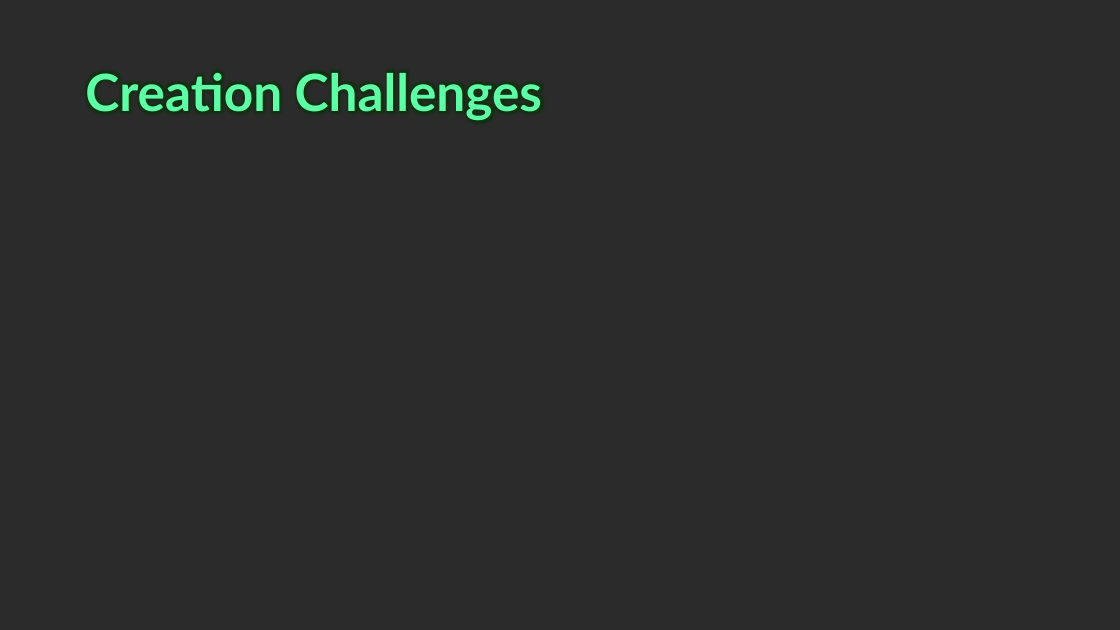
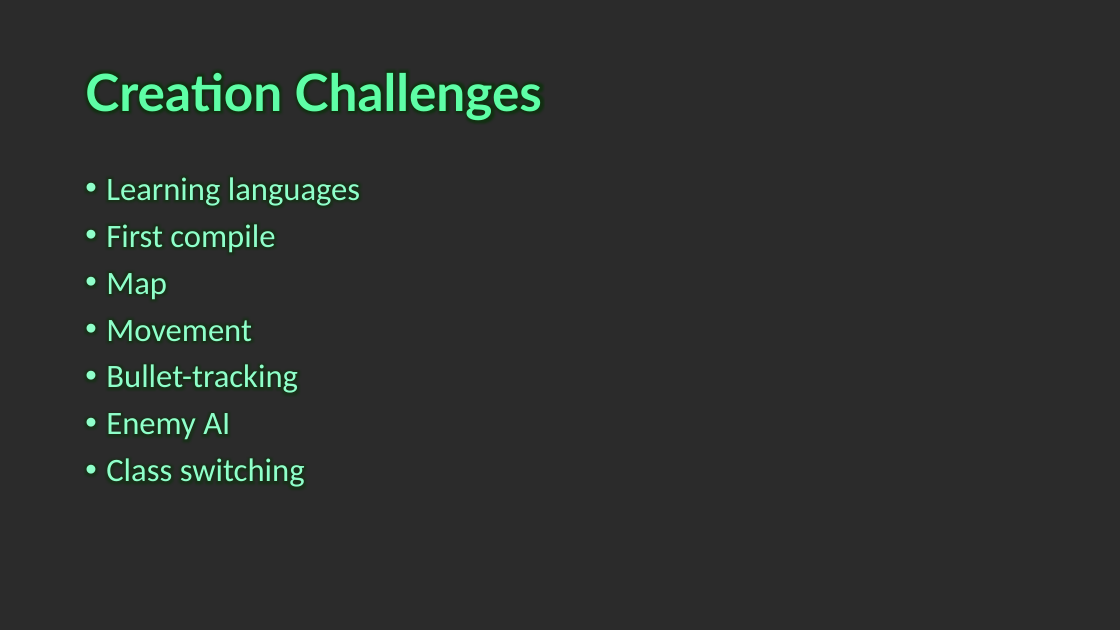
Before and after one commit to sepiafox/20percent, a slide deck: slide 5 of 20% Presentation.pptx. Drawn at 1120x630 pixels with LibreOffice and Linux fonts; fonts in the diff are those of the drawing; background and template pictures are left out; a plain dark background stands for a picture behind light text. Boxes give left, top, right and bottom in pixels: in the first picture for what was removed or moved away, otherwise in the second. Text is boxed around its words. In the diff, an @@ line names an element or a change of style, - is before the commit and + after.

```diff
--- a/20% Presentation.pptx
+++ b/20% Presentation.pptx
@@ text added at bbox=[106, 177, 360, 487], 28 pt, text #8FFFCA @@
+• Learning languages
+• First compile
+• Map
+• Movement
+• Bullet-tracking
+• Enemy AI
+• Class switching
```
Also in this commit, not shown: 2 other slides changed, 2 slides added, 1 slide removed, 10 other files.
